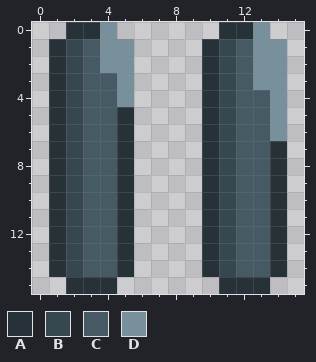
Pixel-art file -- Data/Assets/Sprites/Gui/AsepriteFiles/paused_icon.aseprite. Above: the version before the commit.
16x16 pixels, 1 frame.
Palette (. is transparent): A #263238  B #37474f  C #455a64  D #78909c
Pixels before, first column x 1:
 0 .AAD......AAD.
 1 ABCDD....ABCDD
 2 ABCDD....ABCDD
 3 ABCCD....ABCDD
 4 ABCCD....ABCCD
 5 ABCCA....ABCCD
 6 ABCCA....ABCCD
 7 ABCCA....ABCCA
 8 ABCCA....ABCCA
 9 ABCCA....ABCCA
10 ABCCA....ABCCA
11 ABCCA....ABCCA
12 ABCCA....ABCCA
13 ABCCA....ABCCA
14 ABCCA....ABCCA
15 .AAA......AAA.
The same view after the edit:
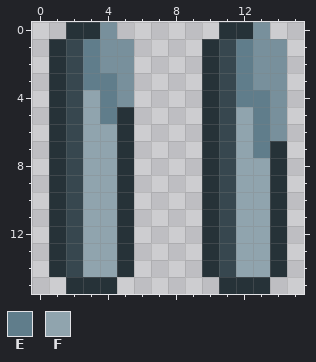
Colours new in this view: E #607d8b  F #90a4ae
What changed:
{"y":1,"x":3,"old":"C","new":"E"}
{"y":1,"x":12,"old":"C","new":"E"}
{"y":2,"x":3,"old":"C","new":"E"}
{"y":2,"x":12,"old":"C","new":"E"}
{"y":3,"x":3,"old":"CC","new":"EE"}
{"y":3,"x":12,"old":"C","new":"E"}
{"y":4,"x":3,"old":"CC","new":"FE"}
{"y":4,"x":12,"old":"CC","new":"EE"}
{"y":5,"x":3,"old":"CC","new":"FE"}
{"y":5,"x":12,"old":"CC","new":"FE"}
{"y":6,"x":3,"old":"CC","new":"FF"}
{"y":6,"x":12,"old":"CC","new":"FE"}
{"y":7,"x":3,"old":"CC","new":"FF"}
{"y":7,"x":12,"old":"CC","new":"FE"}
{"y":8,"x":3,"old":"CC","new":"FF"}
{"y":8,"x":12,"old":"CC","new":"FF"}
{"y":9,"x":3,"old":"CC","new":"FF"}
{"y":9,"x":12,"old":"CC","new":"FF"}
{"y":10,"x":3,"old":"CC","new":"FF"}
{"y":10,"x":12,"old":"CC","new":"FF"}
{"y":11,"x":3,"old":"CC","new":"FF"}
{"y":11,"x":12,"old":"CC","new":"FF"}
{"y":12,"x":3,"old":"CC","new":"FF"}
{"y":12,"x":12,"old":"CC","new":"FF"}
{"y":13,"x":3,"old":"CC","new":"FF"}
{"y":13,"x":12,"old":"CC","new":"FF"}
{"y":14,"x":3,"old":"CC","new":"FF"}
{"y":14,"x":12,"old":"CC","new":"FF"}
{"label":"changed","picture_box":[83,39,117,277]}
{"label":"changed","picture_box":[236,39,270,277]}
